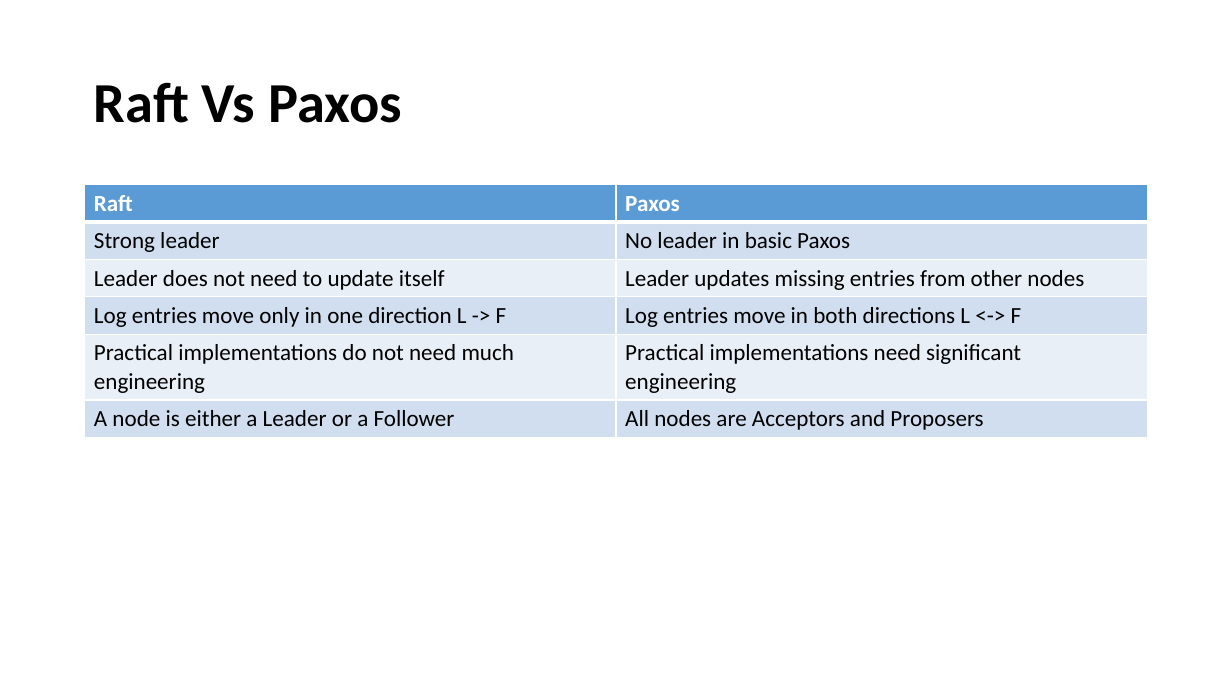
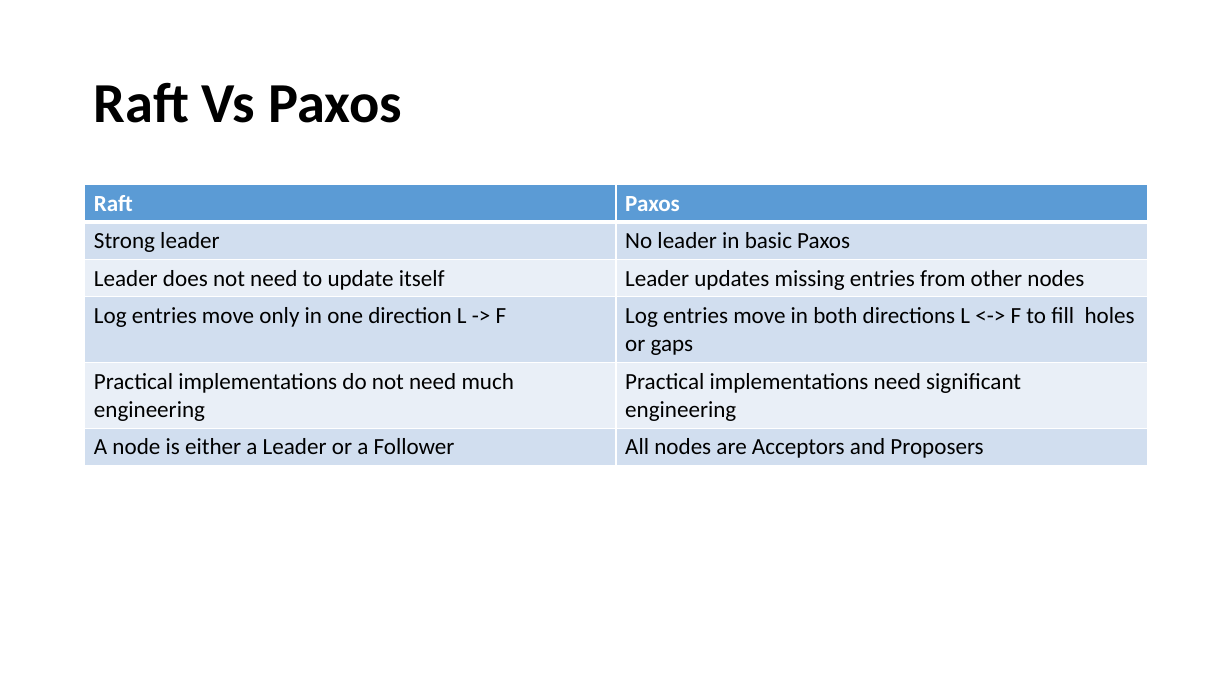
Before and after one commit to paulsaswata/public, a slide deck: slide 21 of The Raft Consensus Algorithm.pptx (slide 19 before the commit). Drawn at 1232x693 pixels with LibreOffice and Linux fonts; fonts in the diff are those of the drawing. Boxes give left, top, right and bottom in pixels: in the first picture for what was removed or moved away, otherwise in the second. Text is boxed around its words. In the diff, an @@ line names an element or a change of style, - is before the commit and + after.

Commit message:
added raft ppt

```diff
--- a/The Raft Consensus Algorithm.pptx
+++ b/The Raft Consensus Algorithm.pptx
@@ table at (x1=85, y1=185, x2=1148, y2=464) @@
-row 4, column 2: Log entries move in both directions L <-> F
+row 4, column 2: Log entries move in both directions L <-> F to fill holes or gaps
```
Also in this commit, not shown: 8 other slides changed, 4 slides added.
